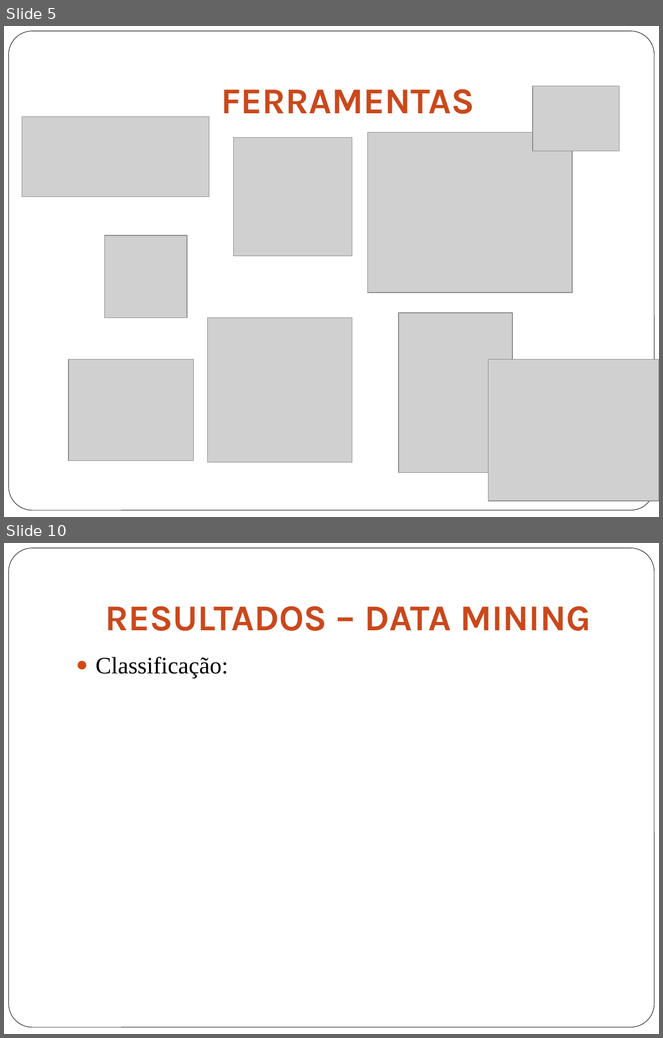
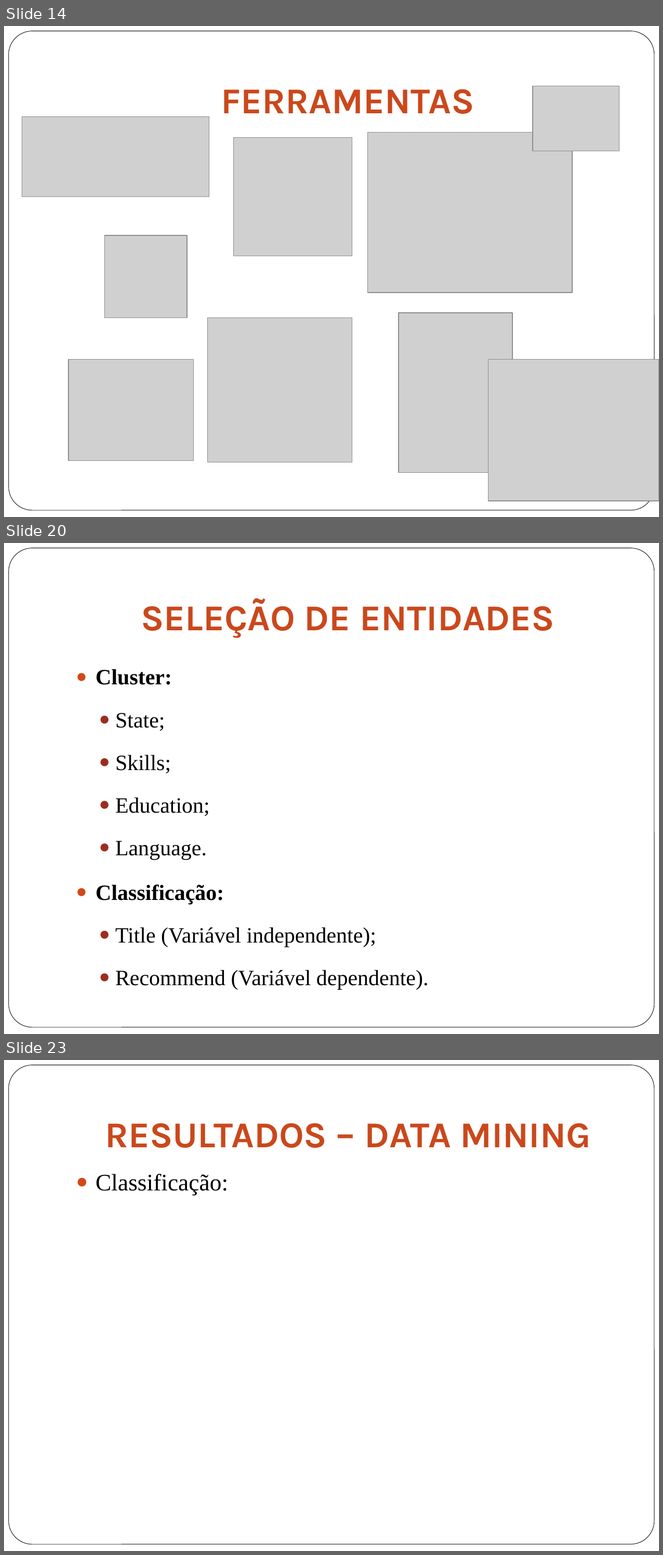
Before and after one commit to gabriellimagomes15/dsa, a slide deck: Apresentacao.pptx. Shown one above the other, each under a label of ours: slides 5 and 10 before the commit, slides 14, 20 and 23 after it; the slides between them are not shown. The pictures are 663x1038 and 663x1555 pixels, drawn with LibreOffice and Linux fonts; fonts in the diff are those of the drawing; grey boxes stand for pictures. Boxes give left, top, right and bottom in pixels: in the first picture for what was removed or moved away, otherwise in the second. Text is boxed around its words. In the diff, an @@ line names an element or a change of style, - is before the commit and + after.

```diff
--- a/Apresentacao.pptx
+++ b/Apresentacao.pptx
@@ slide 20 added at (4, 543, 659, 1034), background #FFFFFF; not listed: 1 template element that a slide beside it also shows @@
@@ title added at (141, 598, 555, 638), 40 pt, text gradient #622410 to #CA481C to #BC431A, bold @@
+SELEÇÃO DE ENTIDADES
@@ text added at (96, 669, 429, 990), 24 pt, text #000000 @@
+● Cluster:
+  ● State;
+  ● Skills;
+  ● Education;
+  ● Language.
+● Classificação:
+  ● Title (Variável independente);
+  ● Recommend (Variável dependente).
@@ what was slide 5 is now slide 14 @@
@@ what was slide 10 is now slide 23 @@
```
Also in this commit, not shown: 7 slides changed, 13 other slides added.
